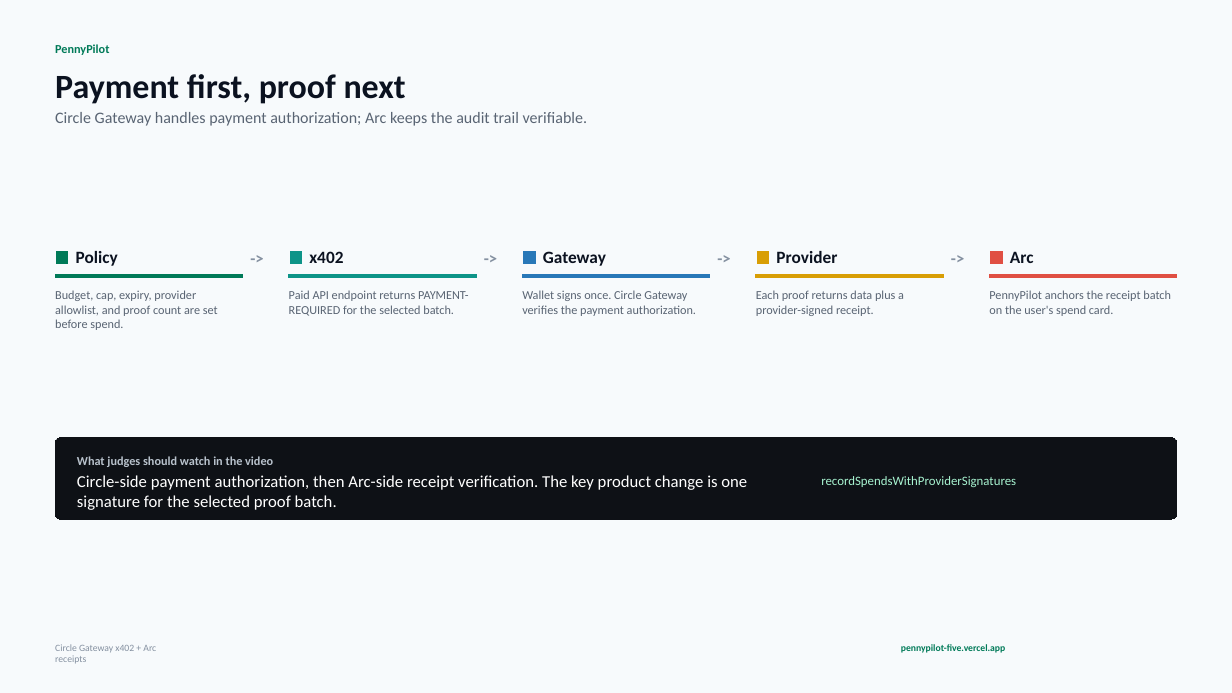
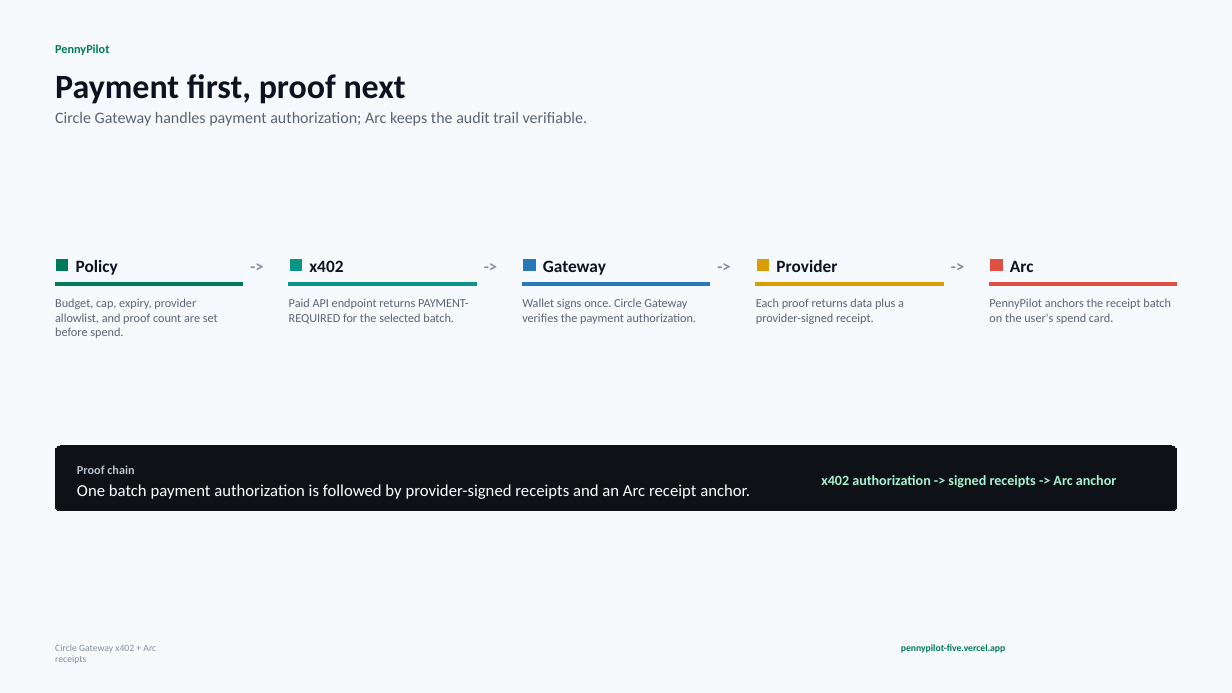
Before and after one commit to Kxazar/pennypilot, a slide deck: slide 4 of presentation/PennyPilot-hackathon-demo.pptx. Drawn at 1232x693 pixels with LibreOffice and Linux fonts; fonts in the diff are those of the drawing. Boxes give left, top, right and bottom in pixels: in the first picture for what was removed or moved away, otherwise in the second. Text is boxed around its words. In the diff, an @@ line names an element or a change of style, - is before the commit and + after.

```diff
--- a/presentation/PennyPilot-hackathon-demo.pptx
+++ b/presentation/PennyPilot-hackathon-demo.pptx
@@ 9 texts, 5 rectangles: place and size @@
-9 texts, 5 rectangles at box(57, 248, 1034, 266)
+9 texts, 5 rectangles at box(57, 256, 1034, 275)
@@ 5 texts, 5 rectangles: place and size @@
-5 texts, 5 rectangles at box(55, 275, 1177, 330)
+5 texts, 5 rectangles at box(55, 282, 1177, 338)
@@ rounded rectangle: place and size @@
-rounded rectangle at box(55, 437, 1177, 519)
+rounded rectangle at box(55, 446, 1177, 511)
@@ rounded rectangle at box(55, 446, 1177, 511): proportions changed @@
@@ text at box(77, 465, 134, 474): text changed @@
-What judges should watch in the video
+Proof chain
@@ text at box(821, 475, 1116, 488): text changed; size 15 to 16.5 pt; bold on @@
-recordSpendsWithProviderSignatures
+x402 authorization -> signed receipts -> Arc anchor
@@ text at box(77, 484, 750, 499): text changed @@
-Circle-side payment authorization, then Arc-side receipt verification. The key product change is one signature for the selected proof batch.
+One batch payment authorization is followed by provider-signed receipts and an Arc receipt anchor.
```
Also in this commit, not shown: 1 other slide changed, 6 other files.
